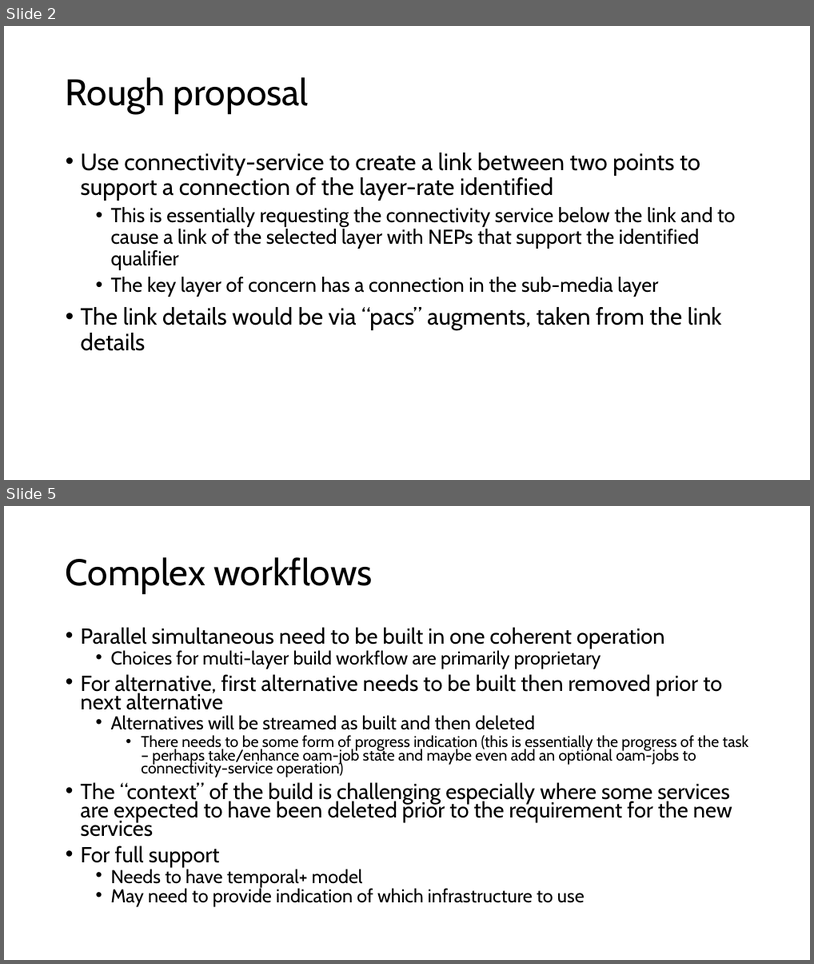
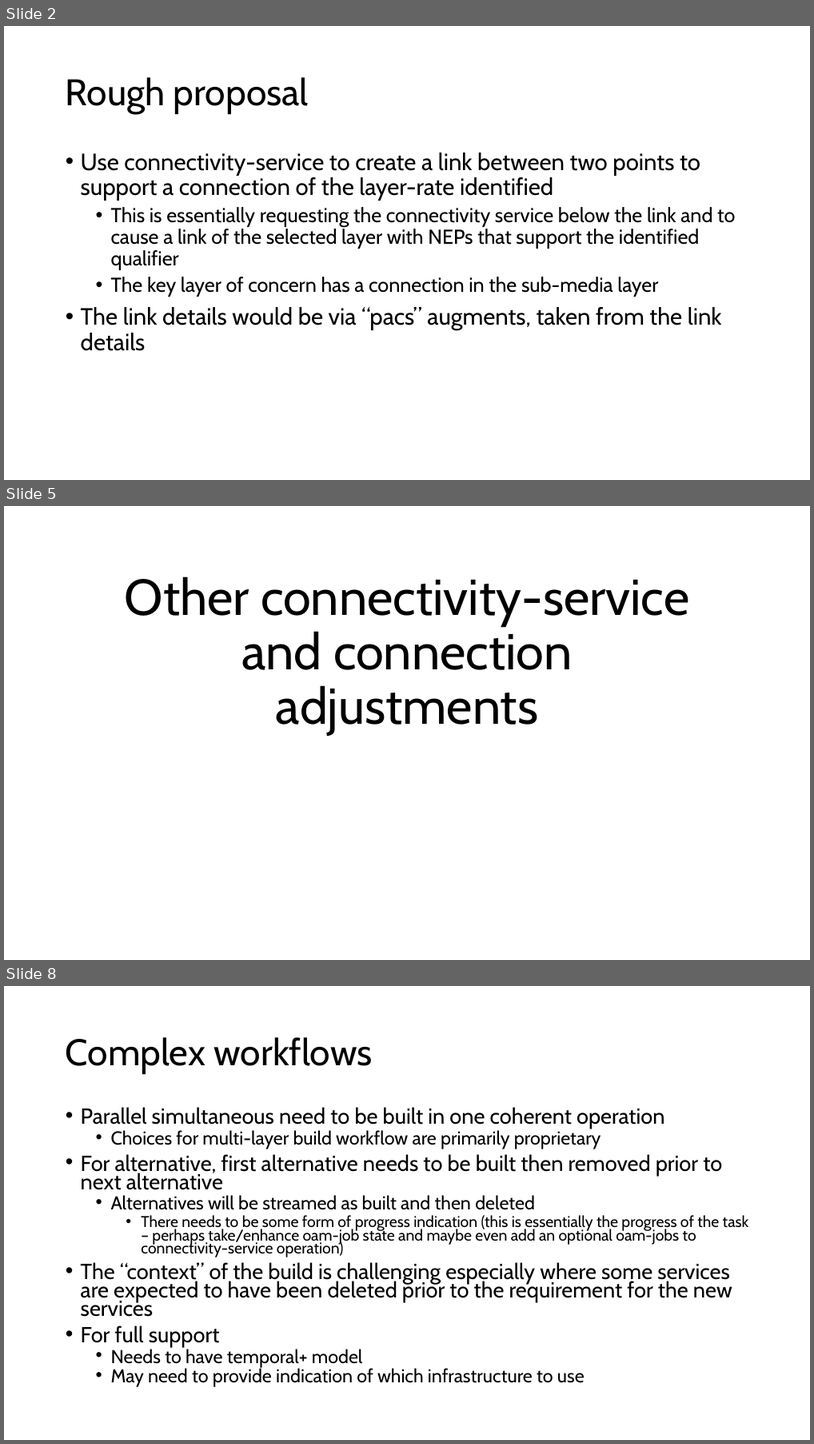
Before and after one commit to Open-Network-Models-and-Interfaces-ONMI/TAPI-Activities, a slide deck: ContributionsForDiscussions/onmi2025.ND.002-LinkCreationAndModificationViaConnectivityService.pptx. Shown one above the other, each under a label of ours: slides 2 and 5 before the commit, slides 2, 5 and 8 after it; the slides between them are not shown. The pictures are 814x964 and 814x1444 pixels, drawn with LibreOffice and Linux fonts; fonts in the diff are those of the drawing. Boxes give left, top, right and bottom in pixels: in the first picture for what was removed or moved away, otherwise in the second. Text is boxed around its words. In the diff, an @@ line names an element or a change of style, - is before the commit and + after.

```diff
--- a/ContributionsForDiscussions/onmi2025.ND.002-LinkCreationAndModificationViaConnectivityService.pptx
+++ b/ContributionsForDiscussions/onmi2025.ND.002-LinkCreationAndModificationViaConnectivityService.pptx
@@ slide 5 added at box(4, 506, 810, 960), background #FFFFFF @@
@@ title added at box(125, 576, 690, 736), 60 pt, text #000000 @@
+Other connectivity-service and connection adjustments
@@ what was slide 5 is now slide 8 @@
```
Also in this commit, not shown: 2 slides changed, 4 other slides added.
